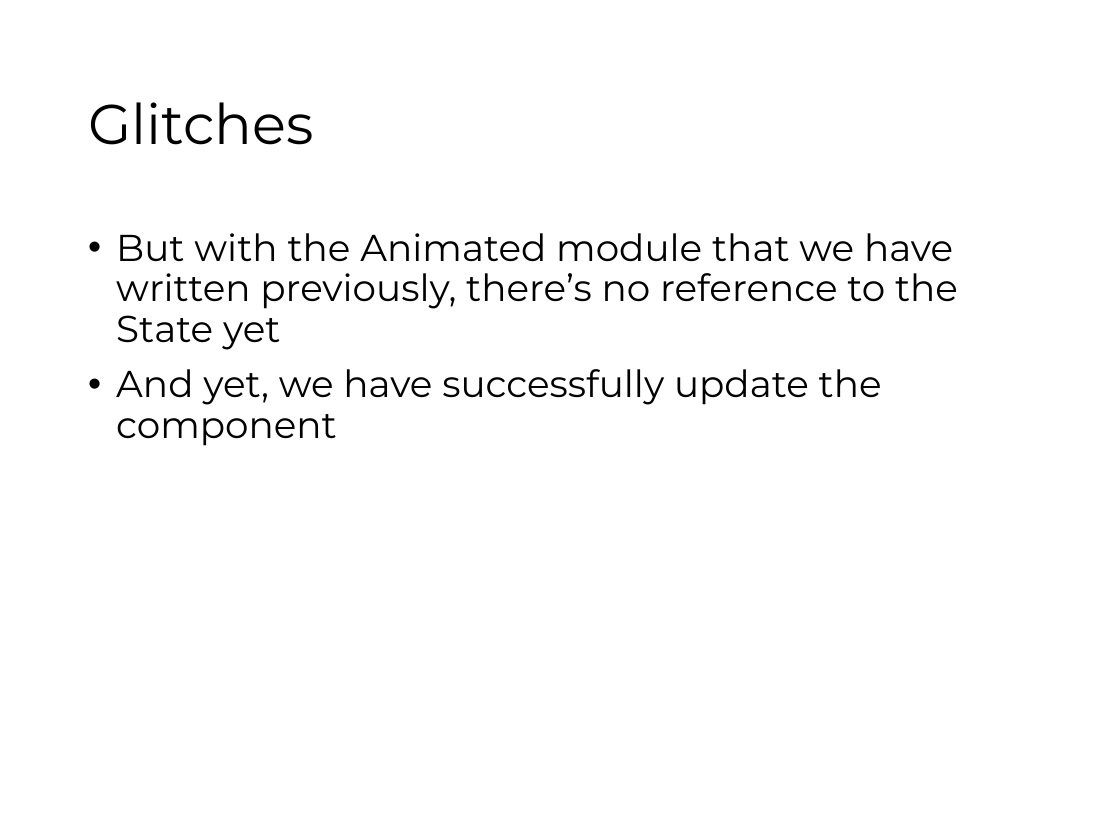
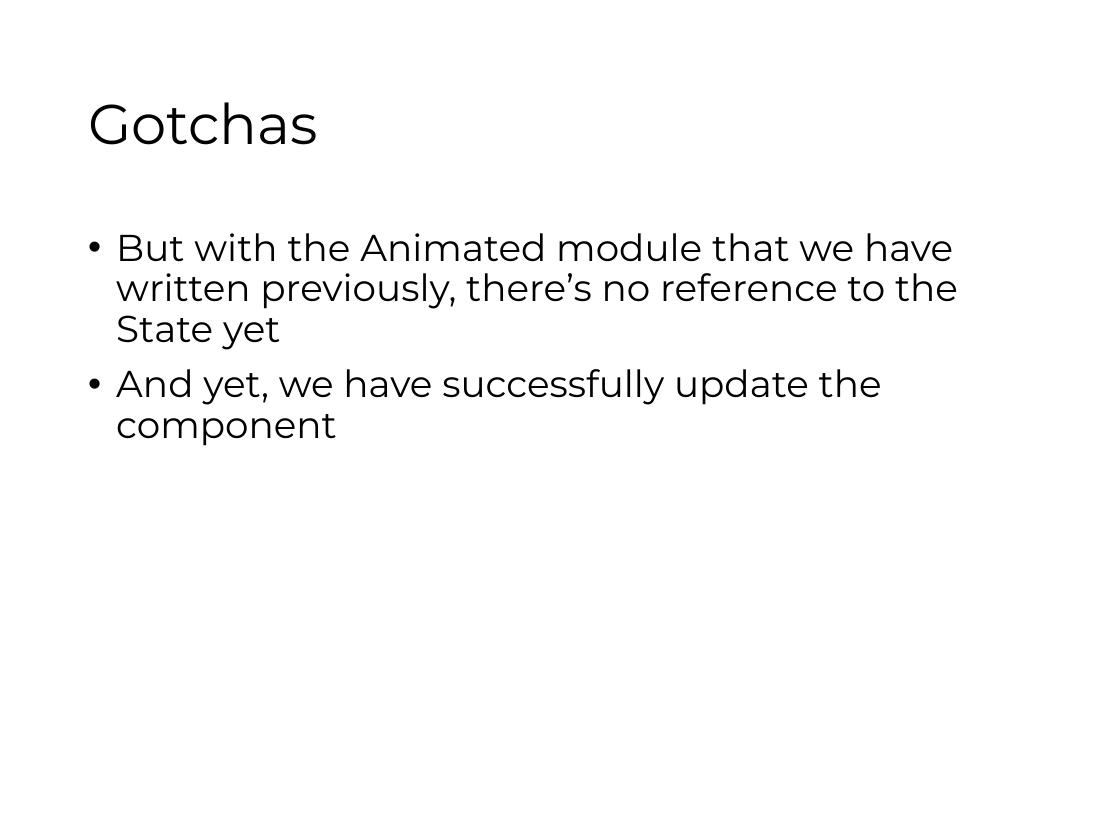
Before and after one commit to magga/react-native-advanced, a slide deck: slide 5 of 02-Animations-With-React-Native/04-Animation-From-Another-Angle.pptx. Drawn at 1120x840 pixels with LibreOffice and Linux fonts; fonts in the diff are those of the drawing; background and template pictures are left out. Boxes give left, top, right and bottom in pixels: in the first picture for what was removed or moved away, otherwise in the second. Text is boxed around its words. In the diff, an @@ line names an element or a change of style, - is before the commit and + after.

```diff
--- a/02-Animations-With-React-Native/04-Animation-From-Another-Angle.pptx
+++ b/02-Animations-With-React-Native/04-Animation-From-Another-Angle.pptx
@@ title at box(88, 102, 317, 145): text changed @@
-Glitches
+Gotchas
```
Also in this commit, not shown: 3 other slides changed, 50 other files.
